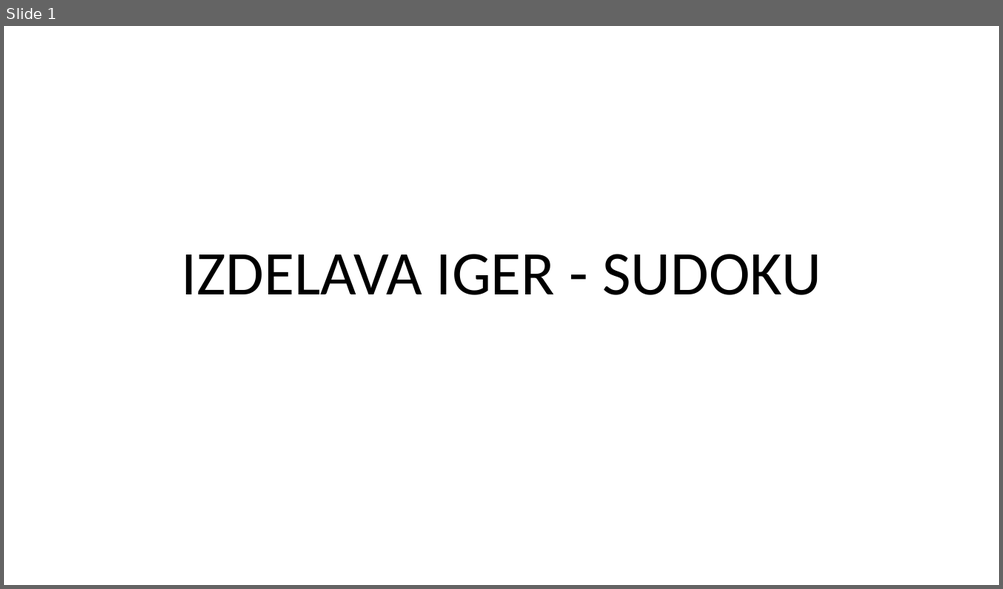
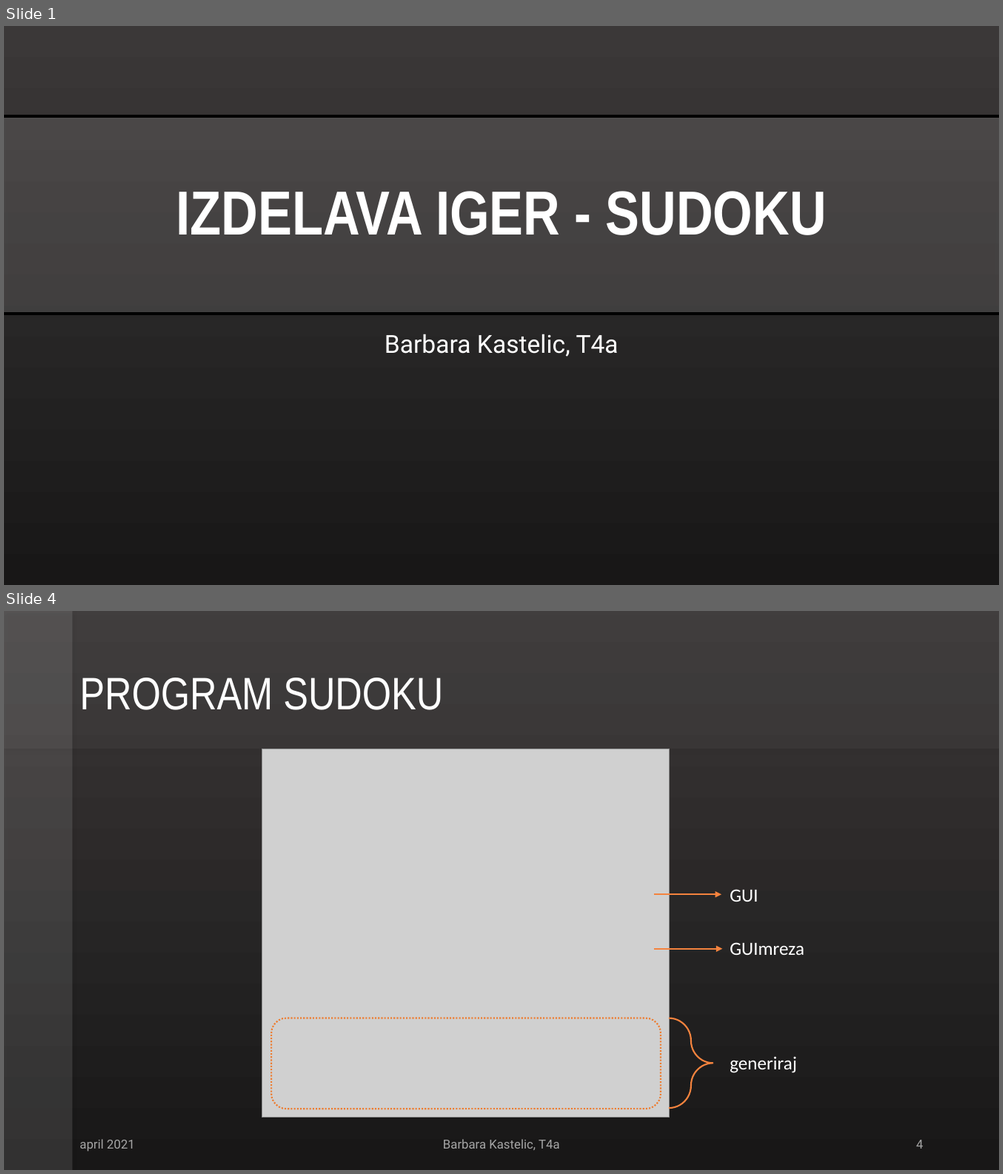
Before and after one commit to Barbie3/MaturitenaNaloga, a slide deck: IZDELAVA IGER - SUDOKU.pptx. Shown one above the other, each under a label of ours: slide 1 before the commit, slides 1 and 4 after it; the slides between them are not shown. The pictures are 1003x589 and 1003x1174 pixels, drawn with LibreOffice and Linux fonts; fonts in the diff are those of the drawing; grey boxes stand for pictures. Boxes give left, top, right and bottom in pixels: in the first picture for what was removed or moved away, otherwise in the second. Text is boxed around its words. In the diff, an @@ line names an element or a change of style, - is before the commit and + after.

```diff
--- a/IZDELAVA IGER - SUDOKU.pptx
+++ b/IZDELAVA IGER - SUDOKU.pptx
@@ slide 4 added at [4,611,999,1170], background gradient #3B3838 to #181717 @@
@@ rectangle added at [4,611,73,1170], fill #FFFFFF at 12% opacity @@
@@ rectangle added at [4,611,999,749], fill #FFFFFF at 4% opacity @@
@@ title added at [79,678,443,710], 44 pt, text #FFFFFF @@
+PROGRAM SUDOKU
@@ picture added at [262,749,669,1119] @@
@@ arrow added from (654, 894) to (721, 894), #F4833E 1.5 pt @@
@@ text added at [729,889,757,902], 18 pt, text #FFFFFF @@
+GUI
@@ text added at [729,943,804,955], 18 pt, text #FFFFFF @@
+GUImreza
@@ arrow added from (654, 949) to (723, 949), #F4833E 1.5 pt @@
@@ rounded rectangle added at [271,1019,660,1110], outline #ED7D31 1.5 pt dashed @@
@@ right brace added at [669,1019,714,1109], outline #F4833E 1.5 pt @@
@@ text added at [729,1056,797,1073], 18 pt, text #FFFFFF @@
+generiraj
@@ text added at [79,1139,135,1152], 12 pt, text #A6A6A6 @@
+april 2021
@@ text added at [443,1139,560,1150], 12 pt, text #A6A6A6 @@
+Barbara Kastelic, T4a
@@ page number added at [916,1140,922,1149], 12 pt, text #A6A6A6 @@
+4
@@ slide 1 changed as well @@
@@ background #FFFFFF to gradient #3B3838 to #181717 @@
@@ rectangle added at [4,116,999,314], fill #FFFFFF at 12% opacity @@
@@ line added from (4, 116) to (999, 116), #000000 3 pt @@
@@ title "IZDELAVA IGER - SUDOKU" at [176,191,826,235]: font Calibri to Arial Narrow, text colour #000000 to #FFFFFF, bold on; vertical alignment bottom to middle @@
@@ line added from (4, 314) to (999, 314), #000000 3 pt @@
@@ subtitle added at [384,334,618,357], 24 pt, text #FFFFFF @@
+Barbara Kastelic, T4a
```
Also in this commit, not shown: 6 other slides changed, 8 other slides added.
